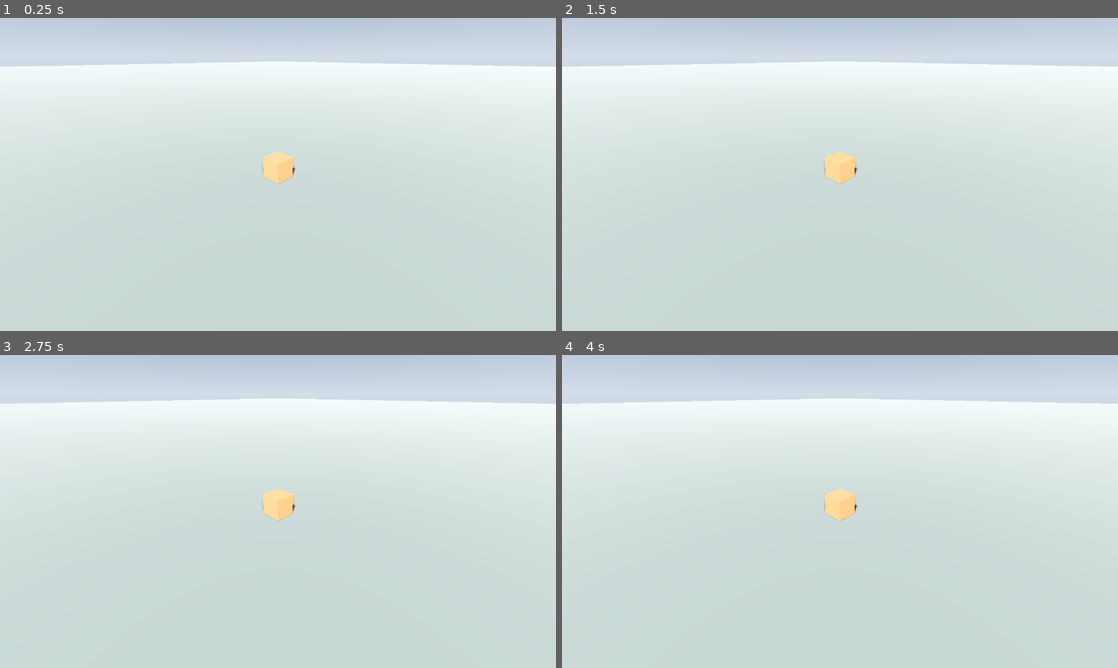
Above: before the commit, frames 1-4 (two rows, left to right).
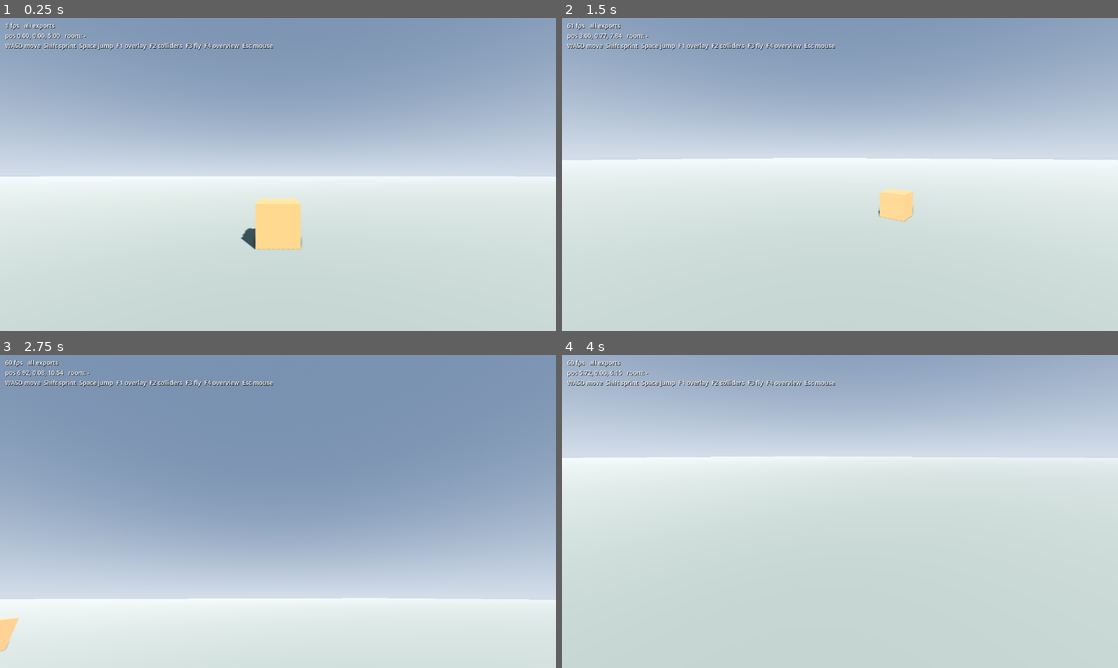
Above: after the commit, the same moments.

Repository: falldaysoft/geogen
Game: Godot game, scene res://scenes/main.tscn
Two runs of this game, one before a commit and one after it. Both use one fixed random seed, a clock stepped at 60 frames per second and the inputs below.
Inputs (mouse positions are in pixels of both pictures, inside the frame that each line leads up to):
- Up to frame 1 (0.25 s): no input
- Up to frame 2 (1.5 s): tap Enter at 0.5 s; move the mouse to (962, 158) at 0.52 s; hold D (geogen_right, bound only after the commit) 0.53-1.28 s; hold Ctrl (geogen_crouch, bound only after the commit) 0.53-1.28 s; click (962, 158) at 0.67 s; tap Space (geogen_jump, bound only after the commit) at 0.77, 1.07 s; tap Shift (geogen_sprint, bound only after the commit) at 0.8, 1.35 s; move the mouse to (728, 190) at 1.27 s; hold S (geogen_back, bound only after the commit) from 1.28 s (still down); click (728, 190) at 1.42 s
- Up to frame 3 (2.75 s): tap Space (geogen_jump, bound only after the commit) at 1.52, 1.82 s; tap C at 1.55, 2.1 s; move the mouse to (333, 442) at 2.02 s; release S (geogen_back, bound only after the commit) at 2.03 s; hold D (geogen_right, bound only after the commit) from 2.03 s (still down); hold Space (geogen_jump, bound only after the commit) from 2.03 s (still down); click (333, 442) at 2.17 s
- Up to frame 4 (4 s): move the mouse to (812, 574) at 2.77 s; release D (geogen_right, bound only after the commit) at 2.78 s; release Space (geogen_jump, bound only after the commit) at 2.78 s; hold W (geogen_forward, bound only after the commit) 2.78-3.53 s; tap Space (geogen_jump, bound only after the commit) at 2.85, 3.02, 3.32, 3.77 s; click (812, 574) at 2.92 s; tap Ctrl (geogen_crouch, bound only after the commit) at 3.05 s; move the mouse to (1006, 558) at 3.52 s; hold A (geogen_left, bound only after the commit) from 3.53 s (still down); hold Ctrl (geogen_crouch, bound only after the commit) from 3.53 s (still down); click (1006, 558) at 3.67 s; tap Shift (geogen_sprint, bound only after the commit) at 3.8 s

The runs differ from the first frame. In frame 1, 48% of the frame differs, in the area x 0-100%, y 0-74%; in frame 2, 42%; in frame 3, 73%, in the area x 0-100%, y 0-95%; in frame 4, 29%.

Commit message:
Godot runtime: first-person player, runtime glTF loading, hot reload
- geogen.main --export-godot writes <scene>.glb + manifest into
  runtime/godot/generated/ (GLB and manifest written atomically)
- WorldLoader loads exports at runtime via GLTFDocument, adds trimesh
  colliders and texture mipmaps, reloads when a manifest changes
- Player: cylinder CharacterBody3D sized from PlayerSpec, mouse look,
  sprint, jump, step-up, fly mode; overlay, collider wireframes, overview cam
- Headless walk tests: wall blocks, door step is climbed, closed door blocks

Co-Authored-By: Claude Opus 5.5 (1M context) <noreply@anthropic.com>

Diff:
--- a/runtime/godot/scenes/main.tscn
+++ b/runtime/godot/scenes/main.tscn
@@ -1,6 +1,7 @@
-[gd_scene load_steps=10 format=3]
+[gd_scene load_steps=11 format=3]
 
 [ext_resource type="Script" path="res://scripts/main.gd" id="1_main"]
+[ext_resource type="Script" path="res://scripts/world_loader.gd" id="2_world"]
 
 [sub_resource type="ProceduralSkyMaterial" id="sky_mat"]
 sky_horizon_color = Color(0.66, 0.72, 0.8, 1)
@@ -56,12 +57,25 @@
 shape = SubResource("ground_shape")
 
 [node name="World" type="Node3D" parent="."]
+script = ExtResource("2_world")
 
 [node name="ScaleReference" type="MeshInstance3D" parent="."]
 transform = Transform3D(1, 0, 0, 0, 1, 0, 0, 0, 1, 0, 0.5, 0)
 mesh = SubResource("ref_mesh")
 surface_material_override/0 = SubResource("ref_mat")
 
-[node name="Camera" type="Camera3D" parent="."]
+[node name="OverviewCamera" type="Camera3D" parent="."]
 transform = Transform3D(0.707107, -0.353553, 0.612372, 0, 0.866025, 0.5, -0.707107, -0.353553, 0.612372, 6, 5, 6)
-current = true
+
+[node name="Overlay" type="CanvasLayer" parent="."]
+
+[node name="Label" type="Label" parent="Overlay"]
+offset_left = 12.0
+offset_top = 8.0
+offset_right = 900.0
+offset_bottom = 80.0
+theme_override_colors/font_color = Color(1, 1, 1, 1)
+theme_override_colors/font_shadow_color = Color(0, 0, 0, 0.8)
+theme_override_constants/shadow_offset_x = 1
+theme_override_constants/shadow_offset_y = 1
+theme_override_font_sizes/font_size = 14
--- a/runtime/godot/scripts/main.gd
+++ b/runtime/godot/scripts/main.gd
@@ -1,34 +1,152 @@
 extends Node3D
-## Root of the geogen runtime. For now it reports that it booted and, given
-## `-- --manifest=path`, the player spec it read; the world loader and player
-## arrive with geogen-3cc.26.
+## Root of the geogen runtime: loads exports from generated/, spawns a
+## first-person player sized from the manifest, and shows a debug overlay.
+##
+## User args (after `--`):
+##   --scene NAME | --scene=NAME   load generated/NAME.glb (default: every export)
+##   --generated=DIR               read exports from DIR instead of res://generated
+##   --spawn=X,Y,Z  --yaw=DEG      player start (default: in front of the model)
+##   --camera=overview             start from the overview camera (F4 toggles)
+##   --colliders                   show collision shapes (F2 toggles)
+##   --walk=SECONDS                walk forward, print the final position, quit
+##   --screenshot=PATH             save a frame and quit
+##   --quit-after=N                quit after N frames
+##   --manifest=PATH               print the player spec read from PATH
 
-## Quit after this many frames (0 = run forever). Set via `-- --quit-after=N`.
 var quit_after_frames := 0
-## Save the viewport here, then quit. Set via `-- --screenshot=/path/out.png`.
 var screenshot_path := ""
-## Player constraints from the manifest (defaults if none was given).
+var walk_seconds := 0.0
 var player_spec := PlayerSpec.new()
+
 var _frames := 0
+var _spawn_override = null
+var _yaw_override = null
+var _walk_left := 0.0
+var _manifest_arg := false
+var _start_overview := false
+
+@onready var world: WorldLoader = $World
+@onready var overview: Camera3D = $OverviewCamera
+@onready var overlay: Label = $Overlay/Label
+var player: Player
 
 
 func _ready() -> void:
-	for arg in OS.get_cmdline_user_args():
-		if arg.begins_with("--quit-after="):
-			quit_after_frames = int(arg.get_slice("=", 1))
+	var args := OS.get_cmdline_user_args()
+	var i := 0
+	while i < args.size():
+		var arg := args[i]
+		var value := arg.get_slice("=", 1) if "=" in arg else ""
+		if arg == "--scene" and i + 1 < args.size():
+			i += 1
+			world.scene_name = args[i]
+		elif arg.begins_with("--scene="):
+			world.scene_name = value
+		elif arg.begins_with("--generated="):
+			world.generated_dir = value
+		elif arg.begins_with("--spawn="):
+			var p := value.split_floats(",")
+			_spawn_override = Vector3(p[0], p[1], p[2])
+		elif arg.begins_with("--yaw="):
+			_yaw_override = float(value)
+		elif arg == "--colliders":
+			world.show_colliders = true
+		elif arg == "--camera=overview":
+			_start_overview = true
+		elif arg.begins_with("--walk="):
+			walk_seconds = float(value)
+		elif arg.begins_with("--quit-after="):
+			quit_after_frames = int(value)
 		elif arg.begins_with("--screenshot="):
-			screenshot_path = arg.get_slice("=", 1)
+			screenshot_path = value
 			if quit_after_frames <= 0:
 				quit_after_frames = 10  # let shadows/SSAO settle
 		elif arg.begins_with("--manifest="):
-			var spec := PlayerSpec.from_manifest(arg.get_slice("=", 1))
+			var spec := PlayerSpec.from_manifest(value)
 			if spec:
 				player_spec = spec
+				_manifest_arg = true
+		i += 1
 	print("geogen runtime ready (Godot %s)" % Engine.get_version_info().string)
+
+	world.world_loaded.connect(_on_world_loaded)
+	world.load_all()
+	var spec := world.player_spec()
+	if spec and not _manifest_arg:
+		player_spec = spec
 	print("player spec: %s" % JSON.stringify(player_spec.to_dict()))
+
+	player = Player.new()
+	player.spec = player_spec
+	add_child(player)
+	_place_player(world.world_aabb())
+	_frame_overview(world.world_aabb())
+	# The viewport auto-selects the first camera to enter the tree (the
+	# overview), so always pick one explicitly.
+	(overview if _start_overview else player.camera).make_current()
+	if walk_seconds > 0.0:
+		_walk_left = walk_seconds
+		player.scripted_move = Vector2(0, 1)
+	elif DisplayServer.get_name() != "headless" and screenshot_path == "":
+		Input.mouse_mode = Input.MOUSE_MODE_CAPTURED
+
+
+func _on_world_loaded(aabb: AABB) -> void:
+	_frame_overview(aabb)
+	$ScaleReference.visible = aabb.size == Vector3.ZERO
+
+
+## Spawn in front (+Z) of whatever was loaded, facing it.
+func _place_player(aabb: AABB) -> void:
+	var pos := Vector3(0, 0, 5)
+	if aabb.size != Vector3.ZERO:
+		pos = Vector3(aabb.get_center().x, 0, aabb.end.z + 3.0)
+	if _spawn_override != null:
+		pos = _spawn_override
+	player.spawn(pos, _yaw_override if _yaw_override != null else 0.0)
+
+
+func _frame_overview(aabb: AABB) -> void:
+	if aabb.size == Vector3.ZERO:
+		return
+	var center := aabb.get_center()
+	var dist := aabb.size.length() * 1.1
+	overview.look_at_from_position(center + Vector3(0.7, 0.55, 1.0).normalized() * dist, center)
+
+
+func _unhandled_input(event: InputEvent) -> void:
+	if event.is_action_pressed("geogen_toggle_overlay"):
+		overlay.visible = not overlay.visible
+	elif event.is_action_pressed("geogen_toggle_colliders"):
+		world.show_colliders = not world.show_colliders
+	elif event is InputEventKey and event.pressed and event.physical_keycode == KEY_F4:
+		if overview.current:
+			player.camera.make_current()
+		else:
+			overview.make_current()
+
+
+func _physics_process(delta: float) -> void:
+	if _walk_left <= 0.0:
+		return
+	_walk_left -= delta
+	if _walk_left <= 0.0:
+		player.scripted_move = null
+		var p := player.global_position
+		print("walk result: %s" % JSON.stringify({"x": p.x, "y": p.y, "z": p.z,
+			"on_floor": player.is_on_floor()}))
+		get_tree().quit()
 
 
 func _process(_delta: float) -> void:
+	if overlay.visible:
+		var p := player.global_position
+		overlay.text = "%d fps   %s\npos %.2f, %.2f, %.2f   room: -%s%s\nWASD move  Shift sprint  Space jump  F1 overlay  F2 colliders  F3 fly  F4 overview  Esc mouse" % [
+			Engine.get_frames_per_second(),
+			world.scene_name if world.scene_name != "" else "all exports",
+			p.x, p.y, p.z,
+			"   [fly]" if player.flying else "",
+			"   [colliders]" if world.show_colliders else ""]
 	if quit_after_frames <= 0:
 		return
 	_frames += 1
--- /dev/null
+++ b/runtime/godot/scripts/player.gd
@@ -0,0 +1,171 @@
+class_name Player
+extends CharacterBody3D
+## First-person controller sized from a geogen PlayerSpec: body radius and
+## height, eye height, step-up height and max walkable slope all come from the
+## export manifest. The origin is at the feet.
+##
+## The body is a cylinder, not a capsule: a capsule's rounded bottom lands on
+## a step's edge at a steep angle and slides off, so ledges of exactly
+## step_height (the door step) can't be climbed. A flat bottom stands on them.
+
+const WALK_SPEED := 4.0
+const SPRINT_SPEED := 7.0
+const FLY_SPEED := 10.0
+const JUMP_VELOCITY := 4.5
+const ACCEL := 12.0
+const MOUSE_SENSITIVITY := 0.0025
+## Extra lift when probing a step, so a ledge of exactly step_height isn't
+## rejected by the collision margin; the actual climb is still capped.
+const STEP_PROBE_MARGIN := 0.05
+
+var spec := PlayerSpec.new()
+## Noclip flying for inspecting geometry.
+var flying := false
+## When non-null, replaces keyboard movement input (x = strafe, y = forward).
+## Used by scripted walk tests.
+var scripted_move = null
+
+var head: Node3D
+var camera: Camera3D
+var _shape: CollisionShape3D
+var _gravity: float = ProjectSettings.get_setting("physics/3d/default_gravity")
+
+
+func _init() -> void:
+	name = "Player"
+	_shape = CollisionShape3D.new()
+	_shape.shape = CylinderShape3D.new()
+	add_child(_shape)
+	head = Node3D.new()
+	head.name = "Head"
+	add_child(head)
+	camera = Camera3D.new()
+	camera.name = "Camera"
+	camera.near = 0.05
+	camera.fov = 75.0
+	head.add_child(camera)
+
+
+func _ready() -> void:
+	_ensure_input_actions()
+	apply_spec(spec)
+
+
+func apply_spec(new_spec: PlayerSpec) -> void:
+	spec = new_spec
+	var body := _shape.shape as CylinderShape3D
+	body.radius = spec.radius
+	body.height = spec.height
+	_shape.position.y = spec.height / 2.0
+	head.position.y = spec.eye_height
+	floor_max_angle = spec.max_slope_rad()
+	floor_snap_length = spec.step_height
+	floor_stop_on_slope = true
+	floor_block_on_wall = true
+
+
+## Place the player's feet at `pos`, looking along -Z rotated by `yaw_deg`.
+func spawn(pos: Vector3, yaw_deg := 0.0) -> void:
+	global_position = pos
+	rotation = Vector3(0, deg_to_rad(yaw_deg), 0)
+	head.rotation = Vector3.ZERO
+	velocity = Vector3.ZERO
+
+
+func _unhandled_input(event: InputEvent) -> void:
+	if event is InputEventMouseMotion and Input.mouse_mode == Input.MOUSE_MODE_CAPTURED:
+		rotate_y(-event.relative.x * MOUSE_SENSITIVITY)
+		head.rotate_x(-event.relative.y * MOUSE_SENSITIVITY)
+		head.rotation.x = clamp(head.rotation.x, deg_to_rad(-89), deg_to_rad(89))
+	elif event.is_action_pressed("ui_cancel"):
+		Input.mouse_mode = Input.MOUSE_MODE_VISIBLE
+	elif event is InputEventMouseButton and event.pressed:
+		Input.mouse_mode = Input.MOUSE_MODE_CAPTURED
+	elif event.is_action_pressed("geogen_fly"):
+		flying = not flying
+		_shape.disabled = flying
+
+
+func _physics_process(delta: float) -> void:
+	var input: Vector2 = scripted_move if scripted_move != null else Input.get_vector(
+		"geogen_left", "geogen_right", "geogen_back", "geogen_forward")
+	if flying:
+		_fly(input, delta)
+		return
+
+	var basis_flat := Basis(Vector3.UP, rotation.y)
+	var wish := basis_flat * Vector3(input.x, 0, -input.y)
+	var speed := SPRINT_SPEED if Input.is_action_pressed("geogen_sprint") else WALK_SPEED
+	var target := wish * speed
+	velocity.x = move_toward(velocity.x, target.x, ACCEL * speed * delta)
+	velocity.z = move_toward(velocity.z, target.z, ACCEL * speed * delta)
+
+	if is_on_floor():
+		if Input.is_action_just_pressed("geogen_jump"):
+			velocity.y = JUMP_VELOCITY
+		elif _try_step_up(Vector3(velocity.x, 0, velocity.z) * delta):
+			return
+	else:
+		velocity.y -= _gravity * delta
+	move_and_slide()
+
+
+## Walk up ledges no taller than spec.step_height: if the way ahead is blocked,
+## try the same move from step_height higher and drop back onto the ledge.
+func _try_step_up(motion: Vector3) -> bool:
+	if motion.length_squared() < 1e-8:
+		return false
+	var from := global_transform
+	if not test_move(from, motion):
+		return false
+	var up := Vector3.UP * (spec.step_height + STEP_PROBE_MARGIN)
+	if test_move(from, up):
+		return false  # no headroom
+	var raised := from.translated(up)
+	if test_move(raised, motion):
+		return false  # a wall, not a step
+	var ahead := raised.translated(motion)
+	var hit := KinematicCollision3D.new()
+	if not test_move(ahead, -up, hit):
+		return false  # no floor to land on within the step height
+	if hit.get_normal().angle_to(Vector3.UP) > floor_max_angle:
+		return false
+	var landed := ahead.origin + hit.get_travel()
+	if landed.y - from.origin.y > spec.step_height + 0.01:
+		return false
+	global_position = landed
+	velocity.y = 0.0
+	return true
+
+
+func _fly(input: Vector2, delta: float) -> void:
+	var dir := camera.global_basis * Vector3(input.x, 0, -input.y)
+	if Input.is_action_pressed("geogen_jump"):
+		dir += Vector3.UP
+	if Input.is_action_pressed("geogen_crouch"):
+		dir += Vector3.DOWN
+	global_position += dir * FLY_SPEED * delta
+	velocity = Vector3.ZERO
+
+
+static func _ensure_input_actions() -> void:
+	var bindings := {
+		"geogen_forward": [KEY_W, KEY_UP],
+		"geogen_back": [KEY_S, KEY_DOWN],
+		"geogen_left": [KEY_A, KEY_LEFT],
+		"geogen_right": [KEY_D, KEY_RIGHT],
+		"geogen_jump": [KEY_SPACE],
+		"geogen_crouch": [KEY_CTRL, KEY_C],
+		"geogen_sprint": [KEY_SHIFT],
+		"geogen_fly": [KEY_F3],
+		"geogen_toggle_overlay": [KEY_F1],
+		"geogen_toggle_colliders": [KEY_F2],
+	}
+	for action in bindings:
+		if InputMap.has_action(action):
+			continue
+		InputMap.add_action(action)
+		for key in bindings[action]:
+			var ev := InputEventKey.new()
+			ev.physical_keycode = key
+			InputMap.action_add_event(action, ev)
--- /dev/null
+++ b/runtime/godot/scripts/world_loader.gd
@@ -0,0 +1,183 @@
+class_name WorldLoader
+extends Node3D
+## Loads geogen exports (.glb + .manifest.json) from generated/ at runtime and
+## gives every mesh trimesh collision. Watches the manifests (written last by
+## the exporter) and reloads a model when it is re-exported.
+
+signal world_loaded(aabb: AABB)
+
+const DEFAULT_GENERATED_DIR := "res://generated"
+const POLL_SECONDS := 0.5
+
+## Scene name to load (e.g. "cottage"); empty loads every export in generated/.
+var scene_name := ""
+## Directory holding exports (res:// or absolute path).
+var generated_dir := DEFAULT_GENERATED_DIR
+## Show collision shapes as wireframe overlays.
+var show_colliders := false:
+	set(value):
+		show_colliders = value
+		for node in get_tree().get_nodes_in_group("geogen_collider_debug"):
+			node.visible = value
+
+var _mtimes := {}  # manifest path -> modified time at last load
+var _poll := 0.0
+var _collider_material: StandardMaterial3D
+
+
+func _ready() -> void:
+	_collider_material = StandardMaterial3D.new()
+	_collider_material.shading_mode = BaseMaterial3D.SHADING_MODE_UNSHADED
+	_collider_material.albedo_color = Color(0.2, 1.0, 0.4)
+	_collider_material.albedo_color = Color(0.2, 1.0, 0.4, 0.6)
+	_collider_material.transparency = BaseMaterial3D.TRANSPARENCY_ALPHA
+
+
+## Load (or reload) everything requested. Returns the combined bounds.
+func load_all() -> AABB:
+	for child in get_children():
+		child.free()
+	_mtimes.clear()
+	for manifest in _manifests():
+		_load_model(manifest)
+	var aabb := world_aabb()
+	world_loaded.emit(aabb)
+	return aabb
+
+
+## Player spec from the first loaded manifest, or null if none.
+func player_spec() -> PlayerSpec:
+	for manifest in _manifests():
+		return PlayerSpec.from_manifest(manifest)
+	return null
+
+
+func world_aabb() -> AABB:
+	var aabb := AABB()
+	var first := true
+	for mi in find_children("*", "MeshInstance3D", true, false):
+		if mi.is_in_group("geogen_collider_debug"):
+			continue
+		var box: AABB = mi.global_transform * mi.get_aabb()
+		aabb = box if first else aabb.merge(box)
+		first = false
+	return aabb
+
+
+func _process(delta: float) -> void:
+	_poll += delta
+	if _poll < POLL_SECONDS:
+		return
+	_poll = 0.0
+	for manifest in _manifests():
+		if FileAccess.get_modified_time(manifest) != _mtimes.get(manifest, -1):
+			print("geogen: %s changed, reloading" % manifest.get_file())
+			load_all()
+			return
+
+
+func _manifests() -> Array[String]:
+	var result: Array[String] = []
+	if scene_name != "":
+		var path := "%s/%s.manifest.json" % [generated_dir, scene_name]
+		if FileAccess.file_exists(path):
+			result.append(path)
+		return result
+	var dir := DirAccess.open(generated_dir)
+	if dir == null:
+		return result
+	for file in dir.get_files():
+		if file.ends_with(".manifest.json"):
+			result.append("%s/%s" % [generated_dir, file])
+	result.sort()
+	return result
+
+
+func _load_model(manifest_path: String) -> void:
+	_mtimes[manifest_path] = FileAccess.get_modified_time(manifest_path)
+	var manifest = JSON.parse_string(FileAccess.get_file_as_string(manifest_path))
+	if not manifest is Dictionary:
+		push_error("geogen: bad manifest %s" % manifest_path)
+		return
+	var model_path: String = manifest_path.get_base_dir().path_join(manifest.get("model", ""))
+	var doc := GLTFDocument.new()
+	var state := GLTFState.new()
+	var err := doc.append_from_file(ProjectSettings.globalize_path(model_path), state)
+	if err != OK:
+		push_error("geogen: cannot load %s (%s)" % [model_path, error_string(err)])
+		return
+	var root := doc.generate_scene(state)
+	root.name = manifest.get("name", model_path.get_file().get_basename())
+	add_child(root)
+	_prepare_materials(root)
+	var count := _add_collision(root)
+	print("geogen: loaded %s (%d meshes)" % [model_path.get_file(), count])
+
+
+## Runtime-loaded glTF textures have no mipmaps, so fine patterns (brick,
+## shingles) alias badly at a distance. Build mipmaps and filter anisotropically.
+func _prepare_materials(root: Node) -> void:
+	var done := {}
+	for mi: MeshInstance3D in root.find_children("*", "MeshInstance3D", true, false):
+		if mi.mesh == null:
+			continue
+		for surface in mi.mesh.get_surface_count():
+			var mat := mi.mesh.surface_get_material(surface) as BaseMaterial3D
+			if mat == null or done.has(mat):
+				continue
+			done[mat] = true
+			mat.texture_filter = BaseMaterial3D.TEXTURE_FILTER_LINEAR_WITH_MIPMAPS_ANISOTROPIC
+			for param in [BaseMaterial3D.TEXTURE_ALBEDO, BaseMaterial3D.TEXTURE_METALLIC,
+					BaseMaterial3D.TEXTURE_ROUGHNESS, BaseMaterial3D.TEXTURE_NORMAL,
+					BaseMaterial3D.TEXTURE_AMBIENT_OCCLUSION]:
+				var tex := mat.get_texture(param)
+				if tex == null or done.has(tex):
+					continue
+				var image := tex.get_image()
+				if image == null or image.has_mipmaps():
+					continue
+				if image.is_compressed():
+					image.decompress()
+				image.generate_mipmaps(param == BaseMaterial3D.TEXTURE_NORMAL)
+				var mipped := ImageTexture.create_from_image(image)
+				done[mipped] = true
+				mat.set_texture(param, mipped)
+
+
+## Give every mesh a static trimesh collider (until geogen exports explicit
+## -col/-colonly colliders, geogen-3cc.17).
+func _add_collision(root: Node) -> int:
+	var meshes := root.find_children("*", "MeshInstance3D", true, false)
+	for mi: MeshInstance3D in meshes:
+		if mi.mesh == null:
+			continue
+		var shape := mi.mesh.create_trimesh_shape()
+		var body := StaticBody3D.new()
+		body.name = "Collider"
+		var col := CollisionShape3D.new()
+		col.shape = shape
+		body.add_child(col)
+		mi.add_child(body)
+		var debug := MeshInstance3D.new()
+		debug.mesh = _wireframe(shape.get_faces())
+		debug.material_override = _collider_material
+		debug.visible = show_colliders
+		debug.add_to_group("geogen_collider_debug")
+		body.add_child(debug)
+	return meshes.size()
+
+
+## Line mesh of every triangle edge, for the collider overlay.
+static func _wireframe(faces: PackedVector3Array) -> ArrayMesh:
+	var lines := PackedVector3Array()
+	lines.resize(faces.size() * 2)
+	for t in range(0, faces.size(), 3):
+		for e in 3:
+			lines[(t + e) * 2] = faces[t + e]
+			lines[(t + e) * 2 + 1] = faces[t + (e + 1) % 3]
+	var arrays := []
+	arrays.resize(Mesh.ARRAY_MAX)
+	arrays[Mesh.ARRAY_VERTEX] = lines
+	var mesh := ArrayMesh.new()
+	mesh.add_surface_from_arrays(Mesh.PRIMITIVE_LINES, arrays)
+	return mesh
Not shown, added: runtime/godot/generated/.gdignore
Not shown, added: runtime/godot/scripts/player.gd.uid
Not shown, added: runtime/godot/scripts/world_loader.gd.uid
Not shown, changed: .beads/interactions.jsonl
Not shown, changed: .beads/issues.jsonl
Not shown, changed: CLAUDE.md
